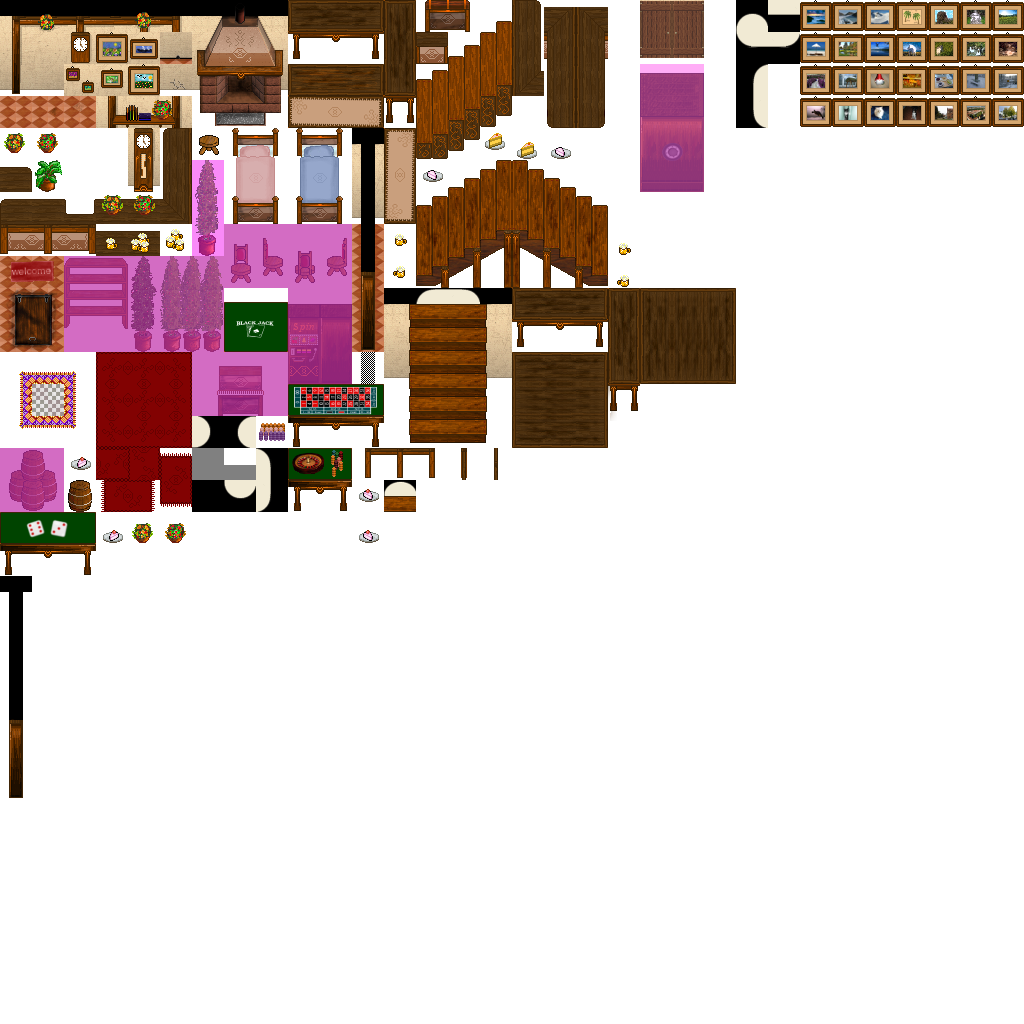
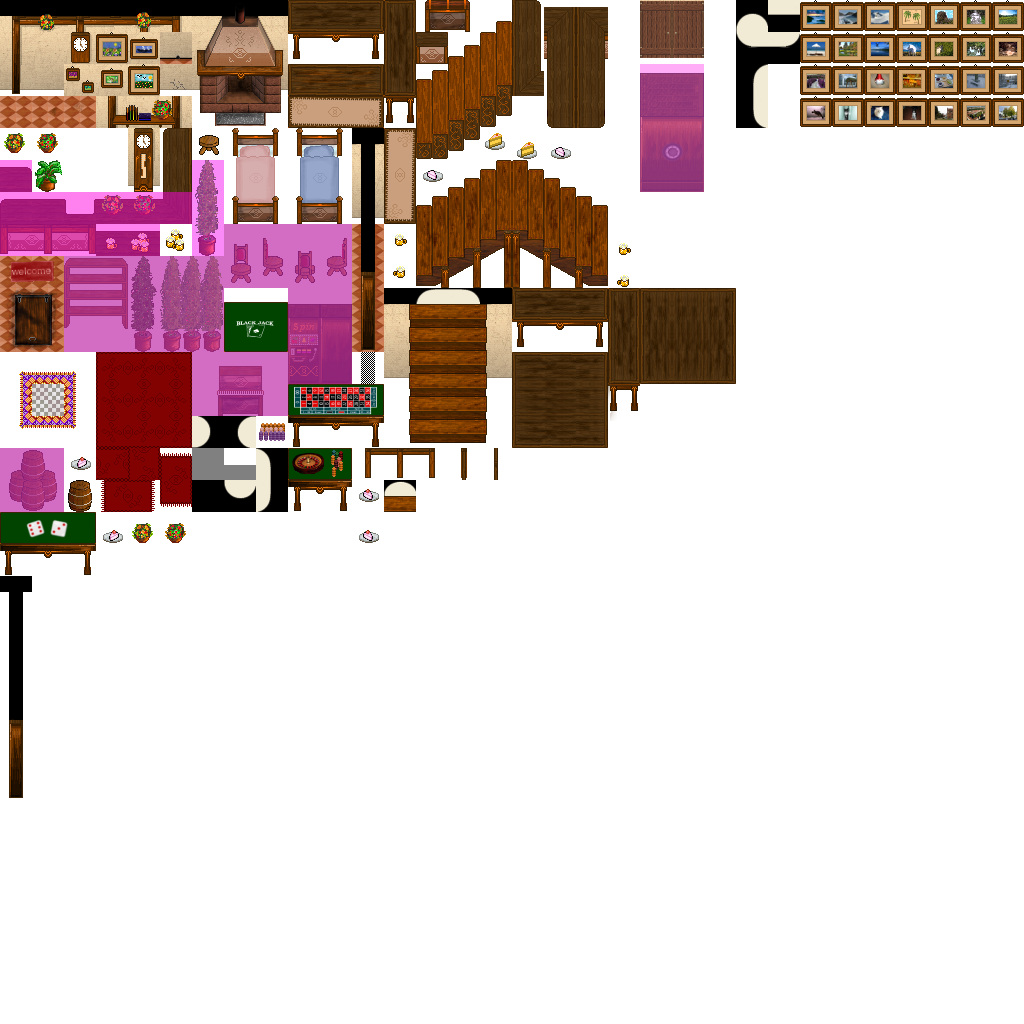
Before/after of a 1024px x 1024px layered artwork. What changed in the layer stack:
added layer "pinklayer" above "Würfel" over [0, 160, 192, 256]
